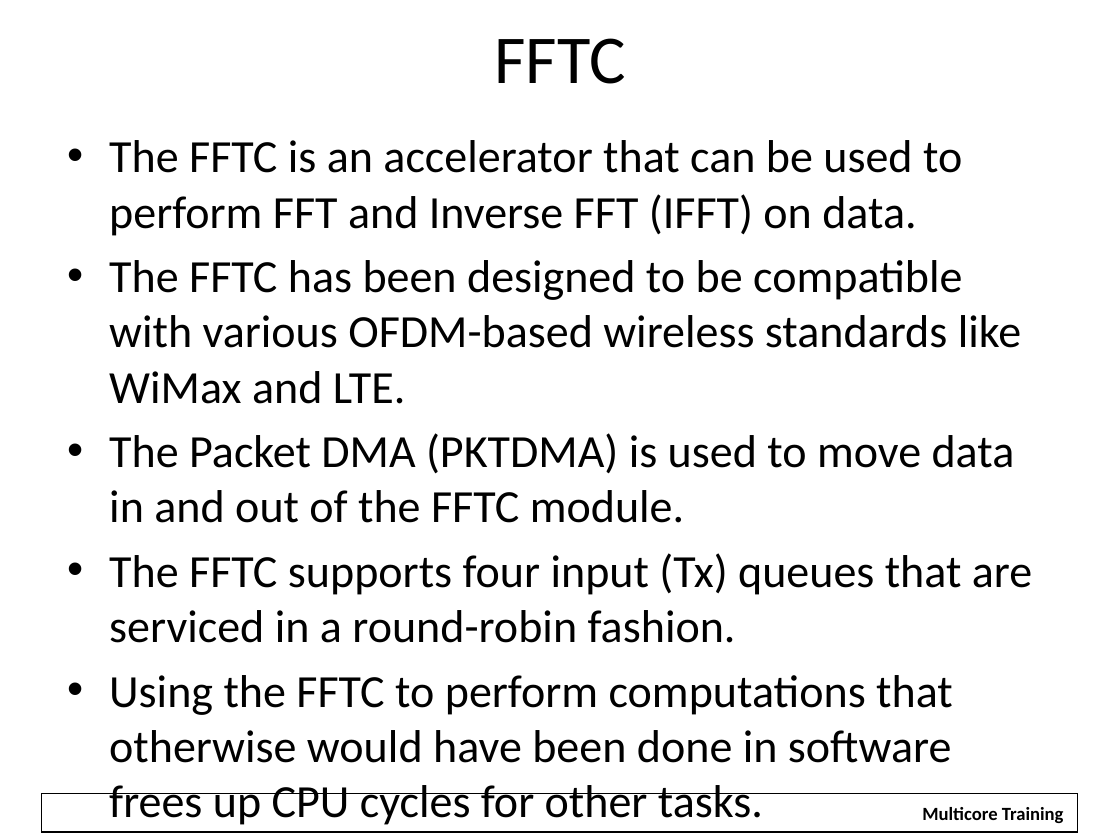
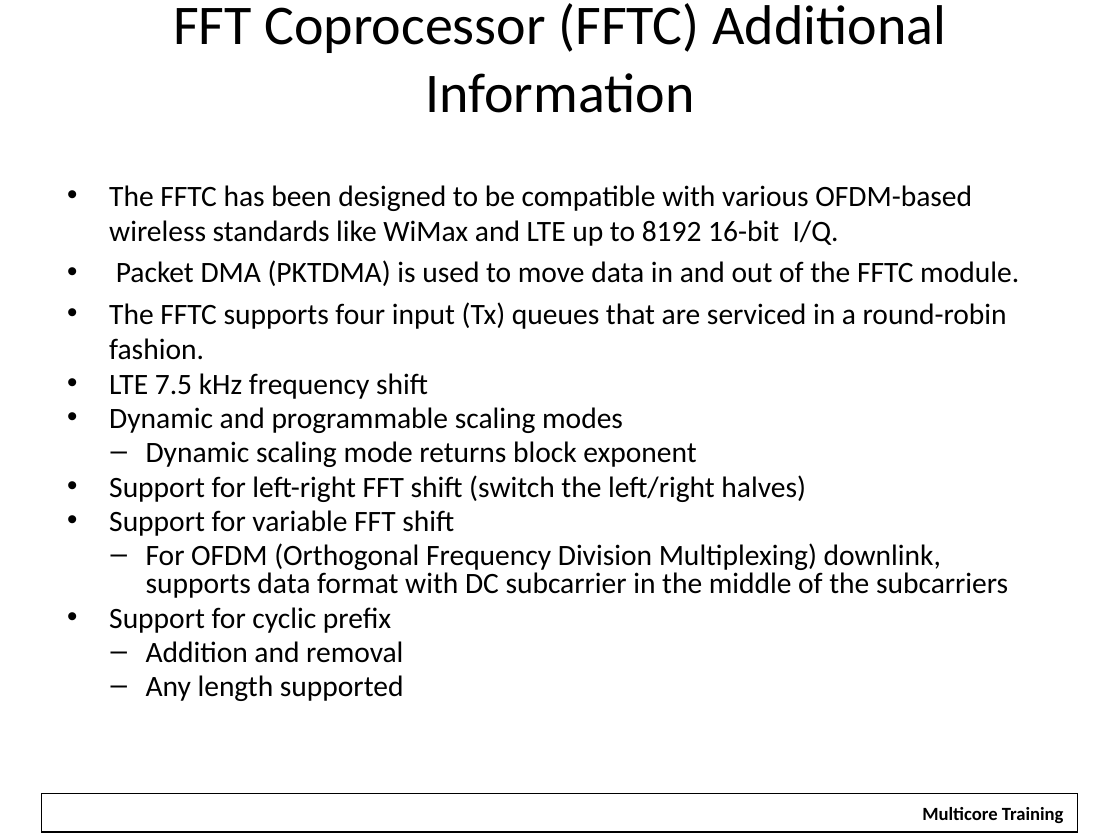
Before and after one commit to hari1989/keystone-workshop, a slide deck: slide 30 of slides/KeyStone Overview.pptx (slide 46 before the commit). Drawn at 1120x840 pixels with LibreOffice and Linux fonts; fonts in the diff are those of the drawing; background and template pictures are left out. Boxes give left, top, right and bottom in pixels: in the first picture for what was removed or moved away, otherwise in the second. Text is boxed around its words. In the diff, an @@ line names an element or a change of style, - is before the commit and + after.

```diff
--- a/slides/KeyStone Overview.pptx
+++ b/slides/KeyStone Overview.pptx
@@ title at box(173, 3, 946, 113): text changed; size 44 to 36 pt @@
-FFTC
+FFT Coprocessor (FFTC) Additional Information
@@ text "The FFTC has been designed ...": place and size @@
-text "The FFTC has been designed ..." at box(109, 140, 1032, 763)
+text "The FFTC has been designed ..." at box(109, 185, 1019, 701)
@@ text at box(109, 185, 1019, 286): text changed; size 29.6 to 19 pt @@
-• The FFTC is an accelerator that can be used to perform FFT and Inverse FFT (IFFT) on data.
-• The FFTC has been designed to be compatible with various OFDM-based wireless standards like WiMax and LTE.
-• The Packet DMA (PKTDMA) is used to move data in and out of the FFTC module.
+• The FFTC has been designed to be compatible with various OFDM-based wireless standards like WiMax and LTE up to 8192 16-bit I/Q.
+• Packet DMA (PKTDMA) is used to move data in and out of the FFTC module.
@@ text at box(109, 302, 1007, 360): size 29.6 to 19 pt in "The FFTC supports four input (Tx) queues ..."; less space between paragraphs @@
@@ text at box(109, 373, 1008, 701): text changed; size 29.6 to 19 pt @@
-• Using the FFTC to perform computations that otherwise would have been done in software frees up CPU cycles for other tasks.
+• LTE 7.5 kHz frequency shift
+• Dynamic and programmable scaling modes
+  – Dynamic scaling mode returns block exponent
+• Support for left-right FFT shift (switch the left/right halves)
+• Support for variable FFT shift
+  – For OFDM (Orthogonal Frequency Division Multiplexing) downlink, supports data format with DC subcarrier in the middle of the subcarriers
+• Support for cyclic prefix
+  – Addition and removal
+  – Any length supported
```
Also in this commit, not shown: 28 other slides changed, 1 slide added, 29 slides removed.
